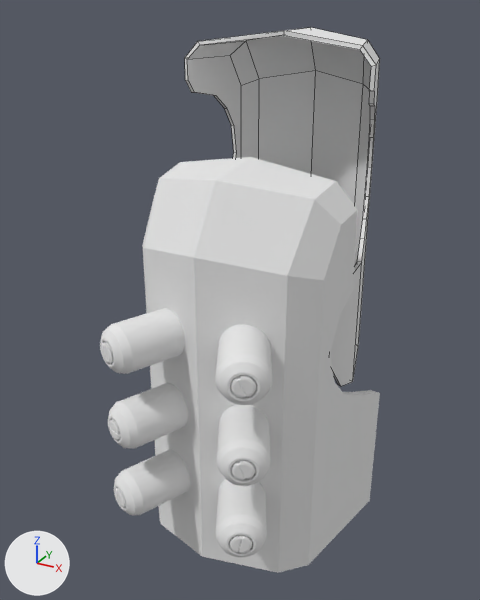
What one commit did to the Blender file Assets/3D_Models/Prison_Pod.blend.
Both versions are drawn from a 50 mm camera at (0.653, -1.347, 0.677) aimed at (-0.039, -0.089, 0.048). Lighting does not change. The marker at lower left points along +X, +Y and +Z. Mesh edges are drawn as thin lines on the coarser meshes.

The first picture shows 'PrisonPodDoor', 'Robot.003'.
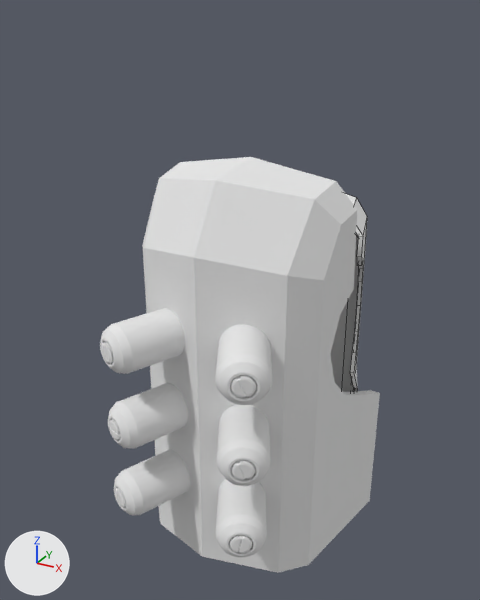
Location of each change, (x1, y1, x2, y2) in pixels of the pictures (480 x 600 px):
'PrisonPodDoor', reshaped, moved
    before: (185, 27, 380, 386)
    after: (330, 194, 367, 392)
part 1 of me_cube_007, cut back
    before: (330, 59, 380, 386)
    after: (350, 220, 367, 392)
part 2 of me_cube_007, cut back
    before: (187, 55, 241, 158)

What the commit changed:
me_cube_007 is used by ob_prisonpoddoor; location (-0.008, 0.0, 0.34); rotation (1.571, 0.0, 0.0), in degrees (90, 0, 0).
me_cube_007 had 100 vertices, 72 faces and spanned x -0.215..0.231, y -0.483..0.296, z -0.233..0.08.
me_cube_007 now has 84 vertices, 58 faces and spans x -0.215..0.231, y -0.482..0.296, z -0.233..0.015.
Part 1, on me_cube_007:
12 vertices are removed from x 0.186..0.231, y -0.483..-0.176, z 0.003..0.08.
11 faces are deleted.
4 vertices are added at (0.231, -0.482, -0.041), (0.231, -0.176, -0.038), (0.221, -0.482, -0.042), (0.221, -0.176, -0.037).
4 new faces join them.
Part 2, on me_cube_007:
12 vertices are removed from x -0.215..-0.17, y -0.483..-0.176, z 0.003..0.08.
11 faces are deleted.
4 vertices are added at (-0.215, -0.482, -0.041), (-0.215, -0.176, -0.038), (-0.205, -0.482, -0.042), (-0.205, -0.176, -0.037).
4 new faces join them.
Object 'PrisonPodDoor' (ob_prisonpoddoor) moves from (-0.008, 0.0, 0.34) to (-0.008, 0.0, -0.01).
